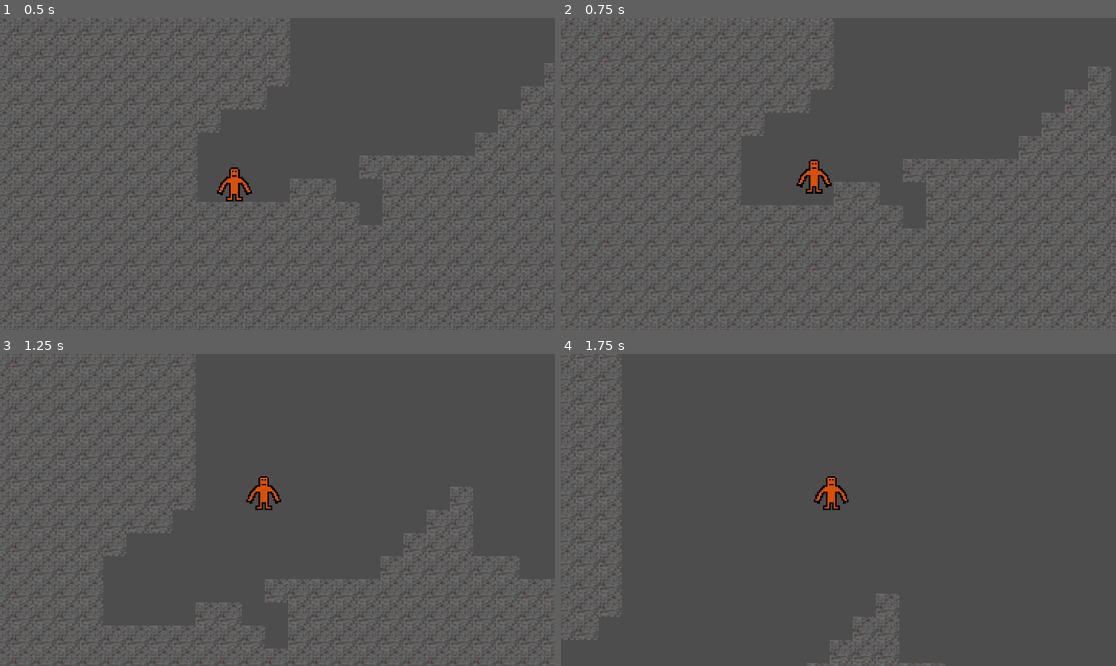
Above: before the commit, frames 1-4 (two rows, left to right).
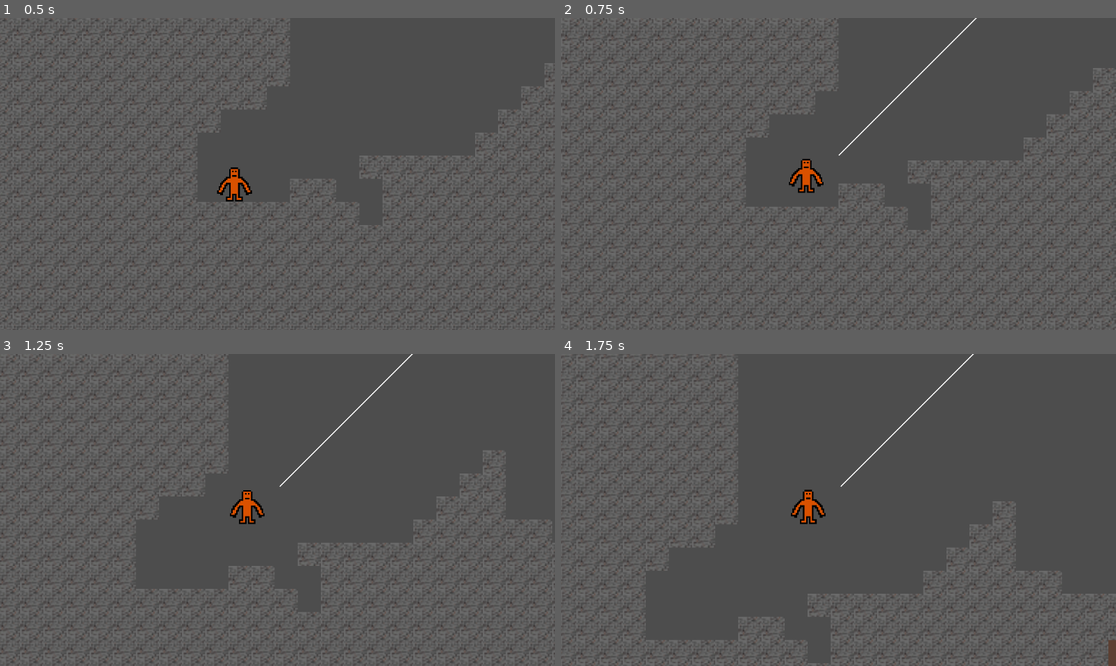
Above: after the commit, the same moments.

Repository: katyperrier/daydream-rgv-hour1
Game: Godot game, scene res://main.tscn
Two runs of this game, one before a commit and one after it. Both use one fixed random seed, a clock stepped at 60 frames per second and the inputs below.
Inputs:
- Up to frame 1 (0.5 s): no input
- Up to frame 2 (0.75 s): hold D (right) from 0.53 s (still down); tap Y (grapple) at 0.6 s
- Up to frame 3 (1.25 s): keep holding D (right); tap Space (jump) at 0.77 s
- Up to frame 4 (1.75 s): keep holding D (right); tap Y (grapple) at 1.35 s; tap Space (jump) at 1.52 s

Frame 1 is identical in both runs. In frame 2, 7.3% of the frame differs, in the area x 0-100%, y 0-100%; in frame 3, 5.9%; in frame 4, 6.3%.

Commit message:
beginning grappler line

Diff:
--- a/player.gd
+++ b/player.gd
@@ -9,11 +9,12 @@
 var sprint_factor = 1.0
 var dashspeed = 4.0
 var is_dashing = false
-var diaganol_move = Vector2(600,-600)
+var glide_target_position: Vector2
 var is_gliding = false
+
 func _physics_process(delta: float) -> void:
 	# Add the gravity.
-	if not is_on_floor():
+	if not is_on_floor() and not is_gliding:
 		velocity += get_gravity() * delta
 
 	# Handle jump.
@@ -26,12 +27,17 @@
 
 	if Input.is_action_just_pressed("grapple"):
 		is_gliding = true
+		queue_redraw()
+
+		glide_target_position = global_position + Vector2(400,-400)
 
 	if is_gliding:
-		velocity = velocity.lerp(diaganol_move, 0.1)
-
-		if velocity.distance_to(diaganol_move) < 5:
+		var to_target = (glide_target_position - global_position).normalized()
+		velocity = to_target * 300
+		if global_position.distance_to(glide_target_position) < 10:
 			is_gliding = false
+			velocity = Vector2.ZERO
+			queue_redraw()
 
 	# Get the input direction and handle the movement/deceleration.
 	# As good practice, you should replace UI actions with custom gameplay actions.
@@ -58,3 +64,7 @@
 
 func stopdash():
 	is_dashing = false
+
+func _draw() -> void:
+	if is_gliding:
+		draw_line(Vector2.ZERO, to_local(glide_target_position), Color.WHITE, 2.0)
